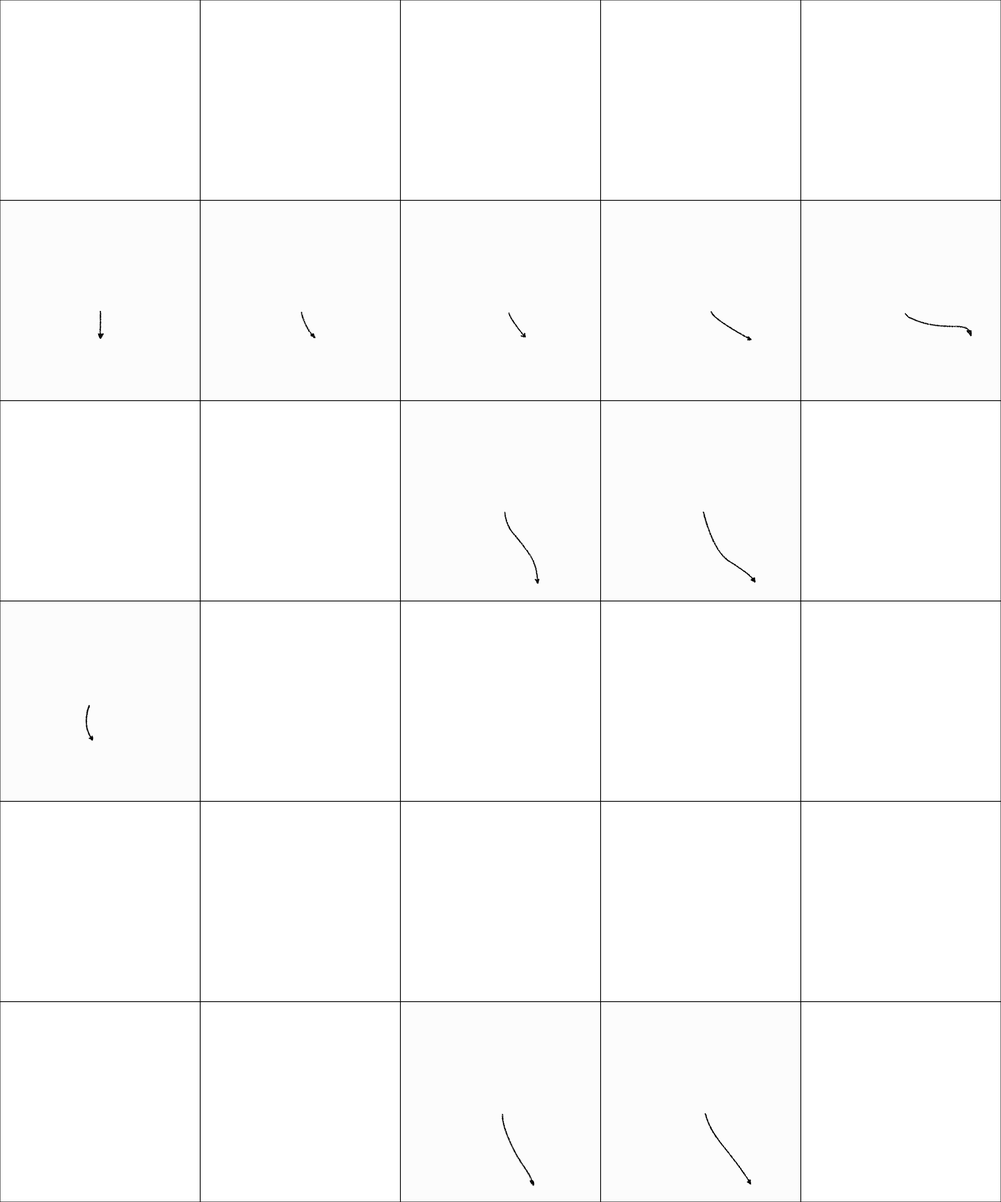
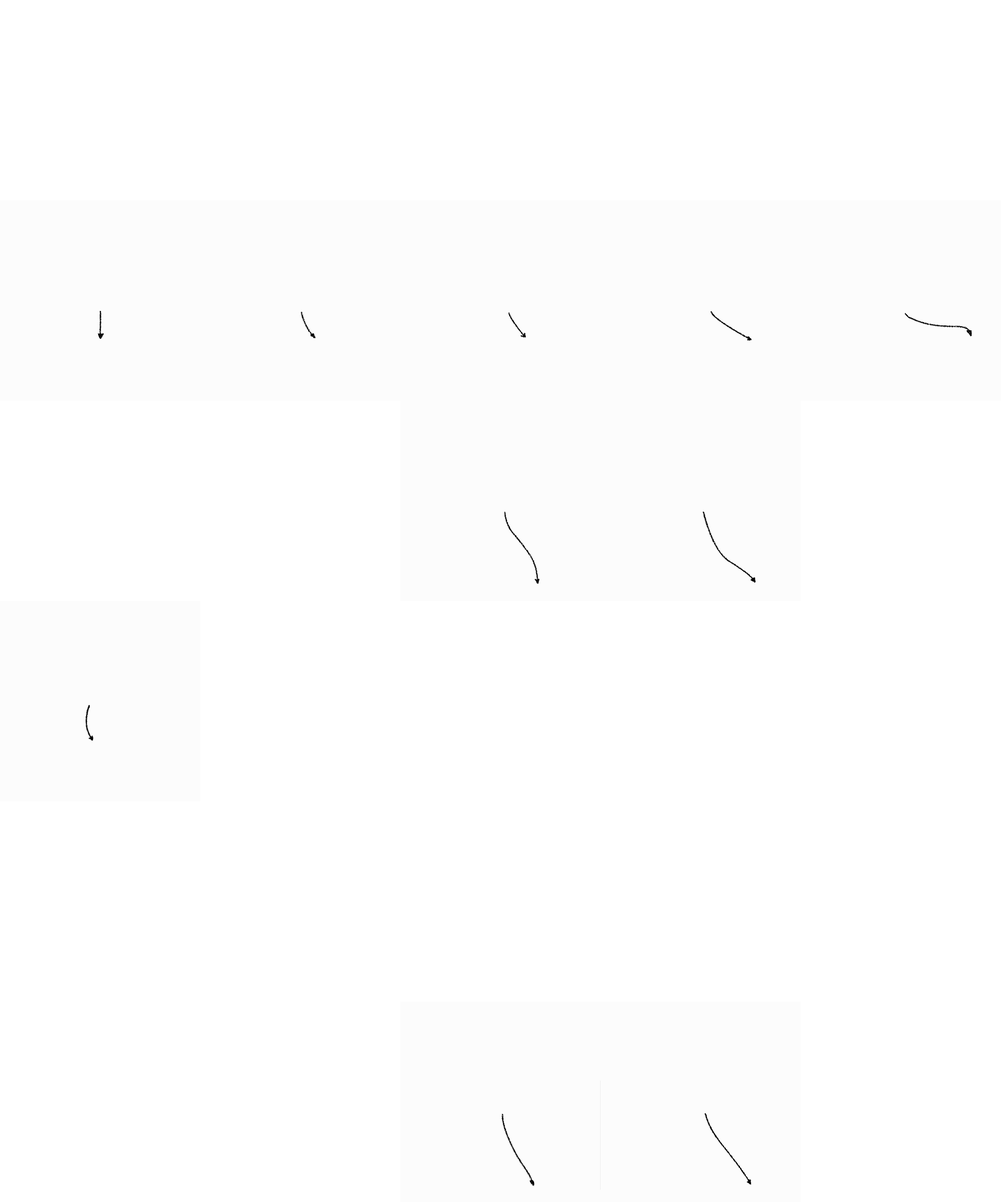
Comparing the layer stacks of the two w=1001, h=1202 images. Changes:
hid "grid" over [0, 0, 1001, 1202]
